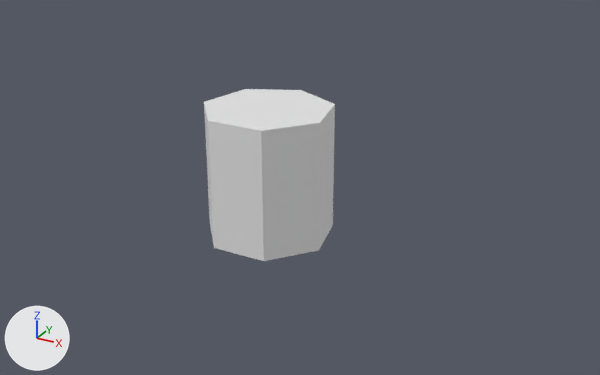
An edit to the Blender file models/level/ground/arena.blend, drawn before and after from the same camera.
Before and after are seen from a 50 mm camera at (120.1, -198.9, 76.2) aimed at (12.8, -3.9, -21.3). The lights are fixed; the arrows at lower left show +X, +Y and +Z. The older version comes first.
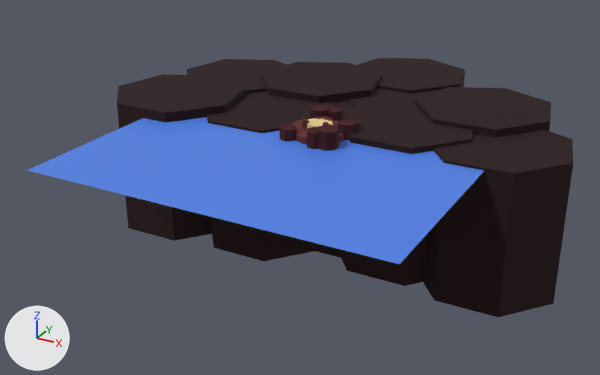
The newer file is also rescaled (x2.656), turned or shifted as a whole; pictures and numbers use the older file's frame.

What changed in the scene script:
```text
Change me_cylinder:
    where me_cylinder.from_pydata(...)  # 14 vertices, 9 faces; spans x -19.5..19.5, y -18.0..20.0, z -40.0..0.0
    add me_cylinder.materials.append(mat_material_004)  # black #22060a
Add me_plane:
    me_plane.from_pydata([(-133.0, -150.0, 0.0), (124.0, -150.0, 0.0), (-133.0, 107.0, 0.0), (124.0, 107.0, 0.0)], [], [(0, 1, 3, 2)])
    me_plane.materials.append(mat_material_003)  # blue #4e80e7
Add ob_cylinder_009:
    ob_cylinder_009 = bpy.data.objects.new('Cylinder.009', me_cylinder_010)  # a 7-sided cylinder along z spanning x -51.8..51.8, y -47.9..53.1, z -53.1..53.1; in mat_material_004 (black #22060a)
    ob_cylinder_009.location = (23.4, 13.3, -20.4)
    ob_cylinder_009.scale = (0.376, 0.376, 0.376)
Add ob_cylinder_008:
    ob_cylinder_008 = bpy.data.objects.new('Cylinder.008', me_cylinder_010.copy())
    ob_cylinder_008.location = (41.6, 5.0, -19.0)
    ob_cylinder_008.scale = (0.376, 0.376, 0.376)
Add ob_cylinder_007:
    ob_cylinder_007 = bpy.data.objects.new('Cylinder.007', me_cylinder_010.copy())
    ob_cylinder_007.location = (22.7, 51.2, -19.0)
    ob_cylinder_007.scale = (0.376, 0.376, 0.376)
Add ob_cylinder_006:
    ob_cylinder_006 = bpy.data.objects.new('Cylinder.006', me_cylinder_010.copy())
    ob_cylinder_006.location = (-23.5, 23.9, -19.0)
    ob_cylinder_006.scale = (0.376, 0.376, 0.376)
Add ob_cylinder_005:
    ob_cylinder_005 = bpy.data.objects.new('Cylinder.005', me_cylinder_010.copy())
    ob_cylinder_005.location = (-27.9, -5.4, -17.8)
    ob_cylinder_005.scale = (0.376, 0.376, 0.376)
Add ob_cylinder_004:
    ob_cylinder_004 = bpy.data.objects.new('Cylinder.004', me_cylinder_010.copy())
    ob_cylinder_004.location = (2.5, 28.8, -17.8)
    ob_cylinder_004.scale = (0.376, 0.376, 0.376)
Add ob_cylinder_003:
    ob_cylinder_003 = bpy.data.objects.new('Cylinder.003', me_cylinder_010.copy())
    ob_cylinder_003.location = (57.0, 25.4, -17.8)
    ob_cylinder_003.scale = (0.376, 0.376, 0.376)
Add ob_cylinder_002:
    ob_cylinder_002 = bpy.data.objects.new('Cylinder.002', me_cylinder_010.copy())
    ob_cylinder_002.location = (68.1, 3.4, -20.0)
    ob_cylinder_002.scale = (0.376, 0.376, 0.376)
Add ob_cylinder_001:
    ob_cylinder_001 = bpy.data.objects.new('Cylinder.001', me_cylinder_010.copy())
    ob_cylinder_001.location = (35.0, 25.1, -20.0)
    ob_cylinder_001.scale = (0.376, 0.376, 0.376)
Add ob_plane:
    ob_plane = bpy.data.objects.new('Plane', me_plane)
    ob_plane.location = (22.8, -11.1, -0.7)
    ob_plane.scale = (0.376, 0.376, 0.376)
Add ob_cylinder_col:
    ob_cylinder_col = bpy.data.objects.new('Cylinder-col', me_cylinder_1)  # 252 vertices, 162 faces; spans x -24.0..26.6, y -28.7..31.2, z -40.0..3.9; in mat_material (its picture is missing), mat_material_001 (dark red #3f0a13), mat_material_002 (dark red #622c2f)
    ob_cylinder_col.location = (22.8, -11.1, 2.7)
    ob_cylinder_col.scale = (0.376, 0.376, 0.376)
```

Where the change shows, as pixel boxes [x1, y1, x2, y2] in the pictures (600 x 375 px):
'Plane', added (blue): after [27, 117, 484, 264]
'Cylinder.002', added (black): after [423, 130, 573, 317]
'Cylinder', recoloured (darker): [207, 91, 335, 261] in both
'Cylinder.005', added (black): after [117, 74, 245, 241]
'Cylinder.008', added: after [339, 101, 474, 286]
'Cylinder.003', added: after [415, 87, 551, 137]
'Cylinder.004', added (black): after [261, 62, 382, 103]
'Cylinder.007', added (black): after [357, 58, 465, 93]
'Cylinder-col', added: after [279, 105, 360, 151]
'Cylinder.006', added (black): after [187, 59, 287, 94]
'Cylinder.001', added: after [349, 88, 442, 108]
'Cylinder.009', added (mostly hidden): after [316, 101, 355, 258]
